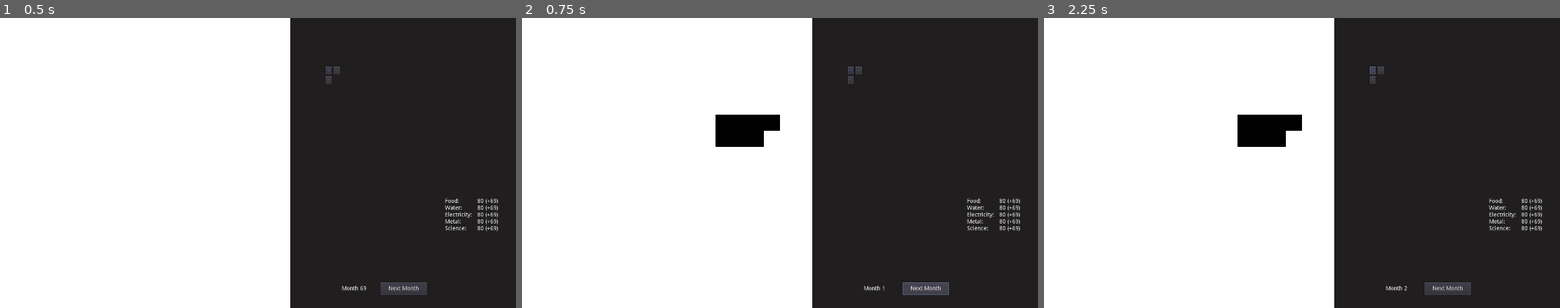
Above: before the commit, frames 1-3 (left to right).
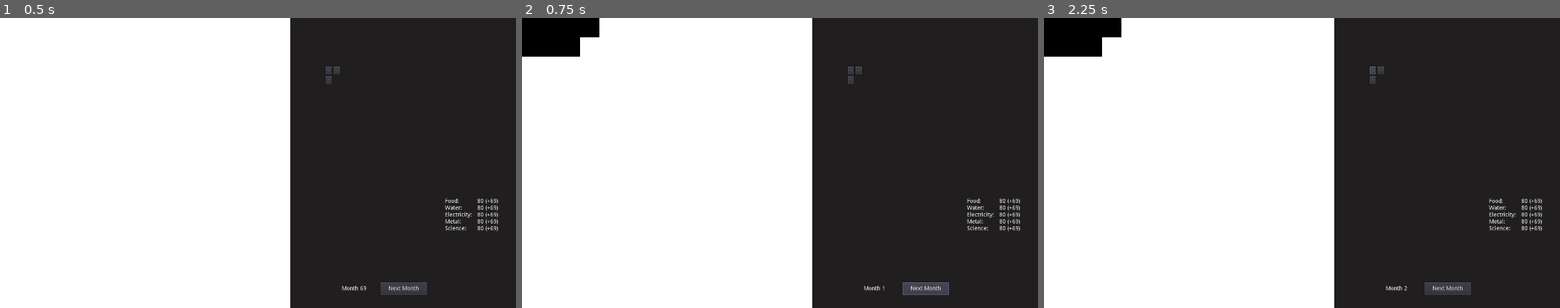
Above: after the commit, the same moments.

Repository: sirknightj/CEV-1
Game: Godot game, scene res://MainGameScene.tscn
The game is run twice, just before and just after one commit, with the same random seed, the same clock (stepped at 60 frames per second) and the same inputs.
Inputs (mouse positions are in pixels of both pictures, inside the frame that each line leads up to):
- Up to frame 1 (0.5 s): no input
- Up to frame 2 (0.75 s): click "Next Month" at 0.5 s
- Up to frame 3 (2.25 s): click "Next Month" at 1.25 s; click (1374, 70) at 2 s

Frame 1 is identical in both runs. In frame 2, 3.0% of the frame differs, in the area x 0-50%, y 0-45%; in frame 3, 3.0%.

Commit message:
Add building rotation and movement functionality

Diff:
--- a/source/Building.tscn
+++ b/source/Building.tscn
@@ -4,200 +4,3 @@
 
 [node name="Node2D" type="Node2D"]
 script = ExtResource( 1 )
-
-[node name="ColorRect0" type="ColorRect" parent="."]
-margin_right = 40.0
-margin_bottom = 40.0
-rect_pivot_offset = Vector2( 56, 16 )
-
-[node name="ColorRect1" type="ColorRect" parent="."]
-margin_left = 40.0
-margin_right = 80.0
-margin_bottom = 40.0
-rect_pivot_offset = Vector2( 56, 16 )
-
-[node name="ColorRect2" type="ColorRect" parent="."]
-margin_left = 80.0
-margin_right = 120.0
-margin_bottom = 40.0
-rect_pivot_offset = Vector2( 56, 16 )
-
-[node name="ColorRect3" type="ColorRect" parent="."]
-margin_left = 120.0
-margin_right = 160.0
-margin_bottom = 40.0
-rect_pivot_offset = Vector2( 56, 16 )
-
-[node name="ColorRect4" type="ColorRect" parent="."]
-margin_left = 160.0
-margin_right = 200.0
-margin_bottom = 40.0
-rect_pivot_offset = Vector2( 56, 16 )
-
-[node name="ColorRect5" type="ColorRect" parent="."]
-margin_left = 200.0
-margin_right = 240.0
-margin_bottom = 40.0
-rect_pivot_offset = Vector2( 56, 16 )
-
-[node name="ColorRect6" type="ColorRect" parent="."]
-margin_left = 240.0
-margin_right = 280.0
-margin_bottom = 40.0
-rect_pivot_offset = Vector2( 56, 16 )
-
-[node name="ColorRect7" type="ColorRect" parent="."]
-margin_left = 280.0
-margin_right = 320.0
-margin_bottom = 40.0
-rect_pivot_offset = Vector2( 56, 16 )
-
-[node name="ColorRect8" type="ColorRect" parent="."]
-margin_left = 320.0
-margin_right = 360.0
-margin_bottom = 40.0
-rect_pivot_offset = Vector2( 56, 16 )
-
-[node name="ColorRect9" type="ColorRect" parent="."]
-margin_left = 360.0
-margin_right = 400.0
-margin_bottom = 40.0
-rect_pivot_offset = Vector2( 56, 16 )
-
-[node name="ColorRect10" type="ColorRect" parent="."]
-margin_top = 40.0
-margin_right = 40.0
-margin_bottom = 80.0
-rect_pivot_offset = Vector2( 56, 16 )
-
-[node name="ColorRect11" type="ColorRect" parent="."]
-margin_left = 40.0
-margin_top = 40.0
-margin_right = 80.0
-margin_bottom = 80.0
-rect_pivot_offset = Vector2( 56, 16 )
-
-[node name="ColorRect12" type="ColorRect" parent="."]
-margin_left = 80.0
-margin_top = 40.0
-margin_right = 120.0
-margin_bottom = 80.0
-rect_pivot_offset = Vector2( 56, 16 )
-
-[node name="ColorRect13" type="ColorRect" parent="."]
-margin_left = 120.0
-margin_top = 40.0
-margin_right = 160.0
-margin_bottom = 80.0
-rect_pivot_offset = Vector2( 56, 16 )
-
-[node name="ColorRect14" type="ColorRect" parent="."]
-margin_left = 160.0
-margin_top = 40.0
-margin_right = 200.0
-margin_bottom = 80.0
-rect_pivot_offset = Vector2( 56, 16 )
-
-[node name="ColorRect15" type="ColorRect" parent="."]
-margin_left = 200.0
-margin_top = 40.0
-margin_right = 240.0
-margin_bottom = 80.0
-rect_pivot_offset = Vector2( 56, 16 )
-
-[node name="ColorRect16" type="ColorRect" parent="."]
-margin_left = 240.0
-margin_top = 40.0
-margin_right = 280.0
-margin_bottom = 80.0
-rect_pivot_offset = Vector2( 56, 16 )
-
-[node name="ColorRect17" type="ColorRect" parent="."]
-margin_left = 280.0
-margin_top = 40.0
-margin_right = 320.0
-margin_bottom = 80.0
-rect_pivot_offset = Vector2( 56, 16 )
-
-[node name="ColorRect18" type="ColorRect" parent="."]
-margin_left = 320.0
-margin_top = 40.0
-margin_right = 360.0
-margin_bottom = 80.0
-rect_pivot_offset = Vector2( 56, 16 )
-
-[node name="ColorRect19" type="ColorRect" parent="."]
-margin_left = 360.0
-margin_top = 40.0
-margin_right = 400.0
-margin_bottom = 80.0
-rect_pivot_offset = Vector2( 56, 16 )
-
-[node name="ColorRect20" type="ColorRect" parent="."]
-margin_top = 80.0
-margin_right = 40.0
-margin_bottom = 120.0
-rect_pivot_offset = Vector2( 56, 16 )
-
-[node name="ColorRect21" type="ColorRect" parent="."]
-margin_left = 40.0
-margin_top = 80.0
-margin_right = 80.0
-margin_bottom = 120.0
-rect_pivot_offset = Vector2( 56, 16 )
-
-[node name="ColorRect22" type="ColorRect" parent="."]
-margin_left = 80.0
-margin_top = 80.0
-margin_right = 120.0
-margin_bottom = 120.0
-rect_pivot_offset = Vector2( 56, 16 )
-
-[node name="ColorRect23" type="ColorRect" parent="."]
-margin_left = 120.0
-margin_top = 80.0
-margin_right = 160.0
-margin_bottom = 120.0
-rect_pivot_offset = Vector2( 56, 16 )
-
-[node name="ColorRect24" type="ColorRect" parent="."]
-margin_left = 160.0
-margin_top = 80.0
-margin_right = 200.0
-margin_bottom = 120.0
-rect_pivot_offset = Vector2( 56, 16 )
-
-[node name="ColorRect25" type="ColorRect" parent="."]
-margin_left = 200.0
-margin_top = 80.0
-margin_right = 240.0
-margin_bottom = 120.0
-rect_pivot_offset = Vector2( 56, 16 )
-
-[node name="ColorRect26" type="ColorRect" parent="."]
-margin_left = 240.0
-margin_top = 80.0
-margin_right = 280.0
-margin_bottom = 120.0
-rect_pivot_offset = Vector2( 56, 16 )
-
-[node name="ColorRect27" type="ColorRect" parent="."]
-margin_left = 280.0
-margin_top = 80.0
-margin_right = 320.0
-margin_bottom = 120.0
-rect_pivot_offset = Vector2( 56, 16 )
-
-[node name="ColorRect28" type="ColorRect" parent="."]
-margin_left = 320.0
-margin_top = 80.0
-margin_right = 360.0
-margin_bottom = 120.0
-rect_pivot_offset = Vector2( 56, 16 )
-
-[node name="ColorRect29" type="ColorRect" parent="."]
-margin_left = 360.0
-margin_top = 80.0
-margin_right = 400.0
-margin_bottom = 120.0
-rect_pivot_offset = Vector2( 56, 16 )
--- a/source/project.godot
+++ b/source/project.godot
@@ -13,15 +13,9 @@
 "class": "Building",
 "language": "GDScript",
 "path": "res://scripts/Building.gd"
-}, {
-"base": "Building",
-"class": "Farm",
-"language": "GDScript",
-"path": "res://scripts/Farm.gd"
 } ]
 _global_script_class_icons={
-"Building": "",
-"Farm": ""
+"Building": ""
 }
 
 [application]
--- a/source/scripts/Building.gd
+++ b/source/scripts/Building.gd
@@ -1,21 +1,23 @@
 extends Node2D
 class_name Building
 
-# A generic building. All buildings will extend this.
 # TODO: Restructure the code to make this load from the csv file?
 
 # TODO: Add the building properties
 var electricity_cost = 5
 var water_effects = 69
 
-# A 2D vector representing the position of this building
-var pos : Vector2 = Vector2.ZERO
+# The height/width of each square of this buildnig
+var size
+
+# Coordinates of the top-left corner of this building
+var posx
+var posy
 
 var color : Color
 
-# A 1D boolean array representing a 10x3 grid of the tiles this
+# A 2D boolean array representing a grid of the tiles this
 # building takes up. true = occupied
-# Initially empty. Buildings will override this
 var matrix : Array
 
 # Called when the node enters the scene tree for the first time.
@@ -23,26 +25,98 @@
 	pass
 
 
-#
 """
 	Hides/unhides the blocks that make up this building
-	_matrix : a 1d boolean array representing the tiles a 10x3 2d array would take up
+	_matrix : a 2d boolean array representing the tiles this building will occupy
+			  true = the space is occupied. false = space is empty.
 	_color : the color that the squares should be colored
+	_size : the height/width each square of this building should be
+	_gridx : the x of the (x, y) representing the top-left corner of this building
+	_gridy : the y of the (x, y) representing the top-left corner of this building
 """
-func init_shape(_matrix : Array = [], _color : Color = Color(0, 0, 0)):
+func init_shape(_matrix : Array = [], _color : Color = Color(0, 0, 0), _size : int = 10, _gridx : int = 0, _gridy : int = 0) -> void:
 	print('Init was called')
 	matrix = _matrix
 	color = _color
+	size = _size
 	if matrix.size() == 0:
 		print('Matrix was uninitialized!')
 		return
 
-	var index : int = 0
+	var x : int = 0
+	for _x in _matrix:
+		var y : int = 0
+		for _y in _x:
+			if _y:
+				var grid_square : ColorRect = ColorRect.new()
+				grid_square.color = color
+				grid_square.set_position(Vector2(y * size, x * size)) # the position relative to the top-left corner of this building
+				grid_square.rect_size = Vector2(size, size)
+				add_child(grid_square)
+			y += 1
+		x += 1
+	posx = _gridx
+	posy = _gridy
+	set_position(getGridSquareVector(posx, posy))
+
+"""
+	Rotates this building by some degrees. The top-left corner of the building does not change.
+"""
+func rotate_building(degrees : int) -> void:
+	assert(degrees % 90 == 0)
+	# The number of clockwise rotations we need to perform
+	var rotations = degrees / 90
+	if rotations < 0:
+		rotations += 4
+
+	for k in range(rotations):
+		# Rotate clockwise once
+		var new_matrix : Array = []
+		for i in range(len(matrix[0])):
+			var row = []
+			for j in range(len(matrix)):
+				row.append(matrix[len(matrix) - j - 1][i])
+			new_matrix.append(row)
+		matrix = new_matrix
+
+	# Now, we delete and recreate the children
 	for child in get_children():
-		child.visible = matrix[index]
-		child.color = color
-		index += 1
+		remove_child(child)
 
-# Called every frame. 'delta' is the elapsed time since the previous frame.
-#func _process(delta):
-#	pass
+	var x : int = 0
+	for _x in matrix:
+		var y : int = 0
+		for _y in _x:
+			if _y:
+				print(str(x) + " " + str(y))
+				var grid_square : ColorRect = ColorRect.new()
+				grid_square.color = color
+				grid_square.set_position(Vector2(y * size, x * size)) # the position relative to the top-left corner of this building
+				grid_square.rect_size = Vector2(size, size)
+				add_child(grid_square)
+			y += 1
+		x += 1
+
+"""
+	Changes size of the squares this building is made of.
+"""
+func resize_building(box_size : int) -> void:
+	for child in get_children():
+		child.set_position(child.get_position() / size * box_size)
+		child.rect_size = Vector2(box_size, box_size)
+	size = box_size
+
+"""
+	Moves this building to a different (x, y). The (x, y) represent the
+	new top-left position of this building on the grid.
+"""
+func move_building(x : int, y : int):
+	posx = x
+	posy = y
+	set_position(getGridSquareVector(posx, posy))
+
+"""
+	Returns a Vector2 representing the position of the grid square (_x, _y)
+"""
+func getGridSquareVector(_x : int, _y : int) -> Vector2:
+	return Vector2(size * _x, size * _y)
--- a/source/scripts/Farm.gd
+++ /dev/null
@@ -1,10 +0,0 @@
-extends Building
-class_name Farm
-
-# Called when the node enters the scene tree for the first time.
-func _ready():
-	matrix = [true,  true,  true,  true,  false, false, false, false, false, false,
-			  true,  true,  true,  false, false, false, false, false, false, false,
-			  false, false, false, false, false, false, false, false, false, false]
-	print(matrix)
-	# init_shape()
--- a/source/scripts/MainGameScene.gd
+++ b/source/scripts/MainGameScene.gd
@@ -36,11 +36,11 @@
 	# TODO: load the buildings dynamically
 	var building = Building.instance()
 	# This is the farm shape
-	building.init_shape([true,  true,  true,  true,  false, false, false, false, false, false,
-						 true,  true,  true,  false, false, false, false, false, false, false,
-						 false, false, false, false, false, false, false, false, false, false], Color(0, 0, 0))
+	building.init_shape([[true,  true,  true,  true],
+						 [true,  true,  true,  false]], Color(0, 0, 0), width, 0, 0)
+	# building.move_building(0, 6)
+	# building.rotate_building(90)
 	get_parent().add_child(building)
-	building.set_position(getGridSquareVector(10, 5))
 	buildings.push_back(building)
 	# $Grid.visible = false
 
@@ -71,11 +71,13 @@
 
 """
 	Returns the grid square the mouse is in
+	Note: May return an invalid grid square when the mouse is not in the grid
 """
 func getMouseSquare():
 	return [round(get_global_mouse_position()[0] / width), round(get_global_mouse_position()[1] / height)]
 
 # called whenever the timer goes off
 func _on_Timer_timeout():
-	print('Timer Called!')
-	print(getMouseSquare())
+	#print('Timer Called!')
+	#print(getMouseSquare())
+	pass
